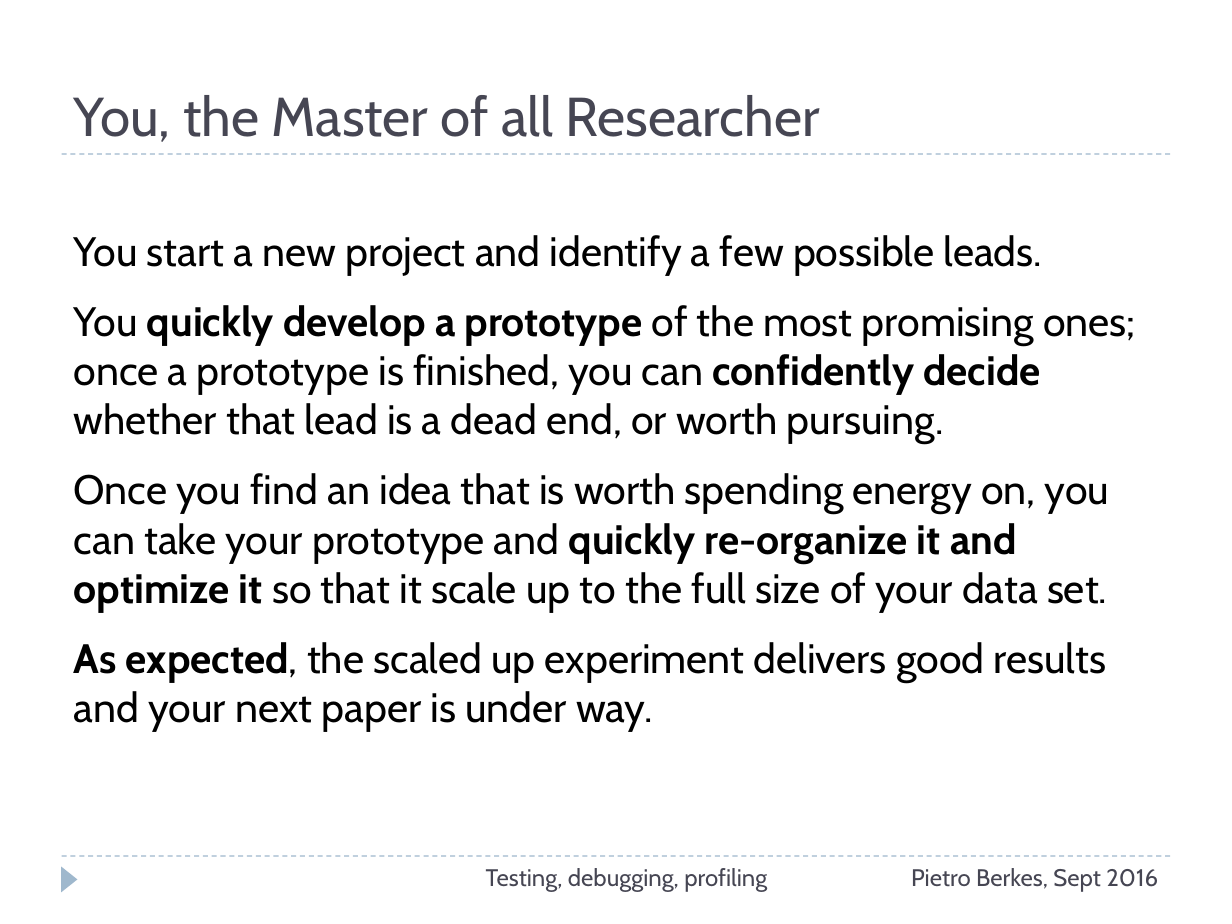
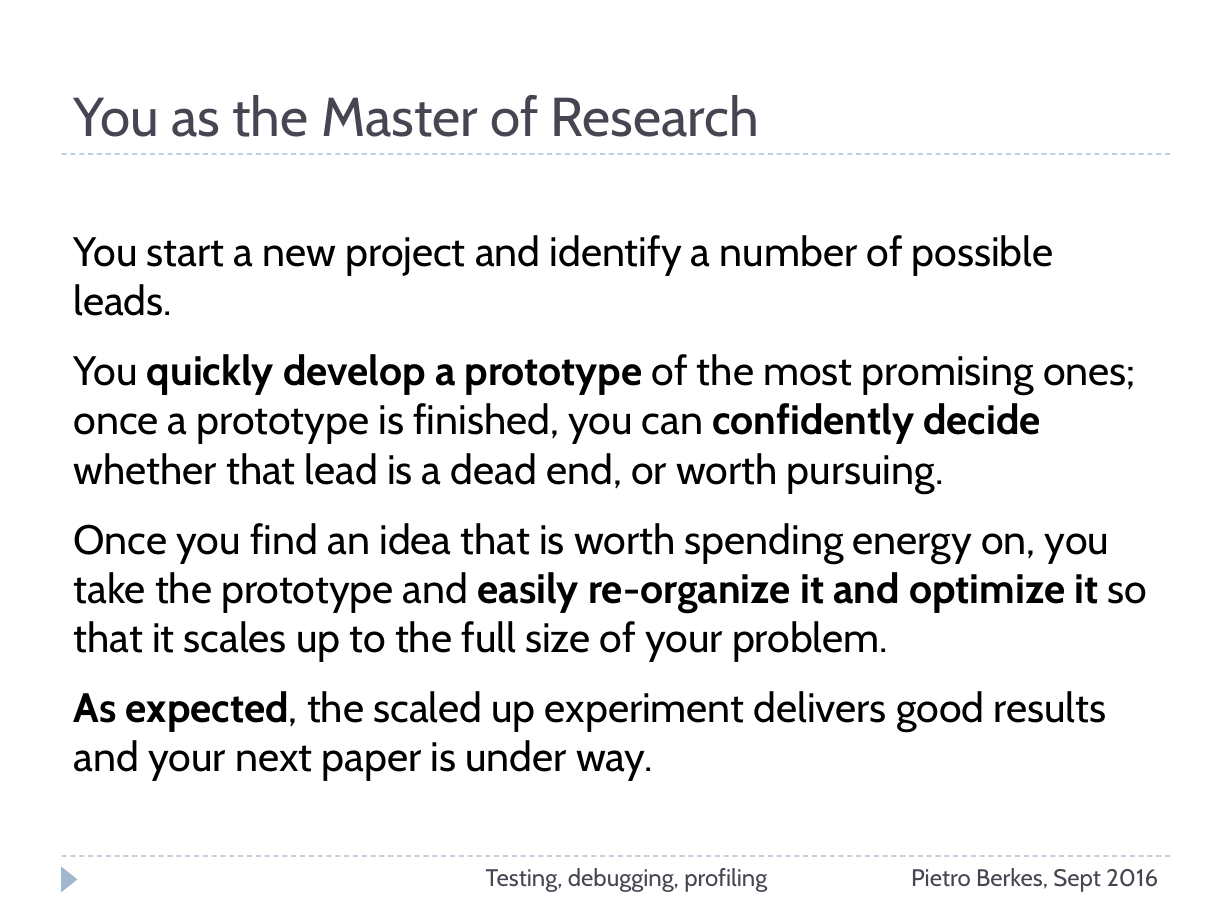
Before and after one commit to ASPP/testing_debugging_profiling, a slide deck: slide 2 of testing-debugging-profiling.pptx. Drawn at 1232x924 pixels with LibreOffice and Linux fonts; fonts in the diff are those of the drawing. Boxes give left, top, right and bottom in pixels: in the first picture for what was removed or moved away, otherwise in the second. Text is boxed around its words. In the diff, an @@ line names an element or a change of style, - is before the commit and + after.

```diff
--- a/testing-debugging-profiling.pptx
+++ b/testing-debugging-profiling.pptx
@@ title at (x1=74, y1=95, x2=759, y2=137): text changed @@
-You, the Master of all Researcher
+You as the Master of Research
@@ text at (x1=74, y1=235, x2=1053, y2=316): text changed @@
-You start a new project and identify a few possible leads.
+You start a new project and identify a number of possible leads.
@@ text at (x1=74, y1=523, x2=1148, y2=662): text changed @@
-Once you find an idea that is worth spending energy on, you can take your prototype and quickly re-organize it and optimize it so that it scale up to the full size of your data set.
+Once you find an idea that is worth spending energy on, you take the prototype and easily re-organize it and optimize it so that it scales up to the full size of your problem.
```
Also in this commit, not shown: 26 other slides changed, 2 slides added, 5 slides removed.
